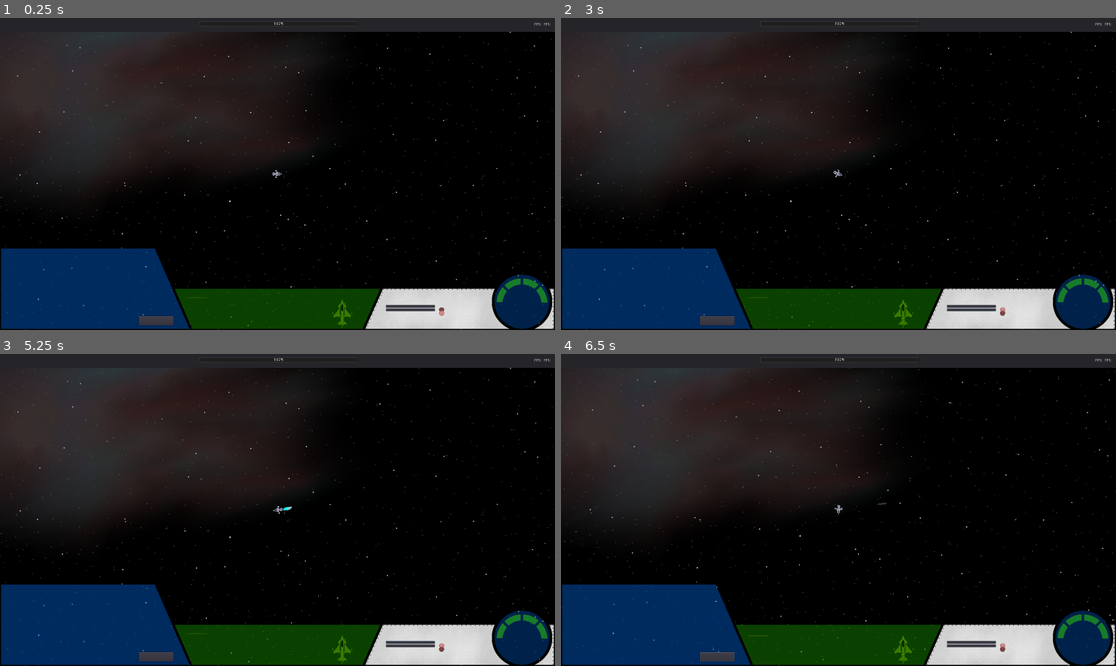
Above: before the commit, frames 1-4 (two rows, left to right).
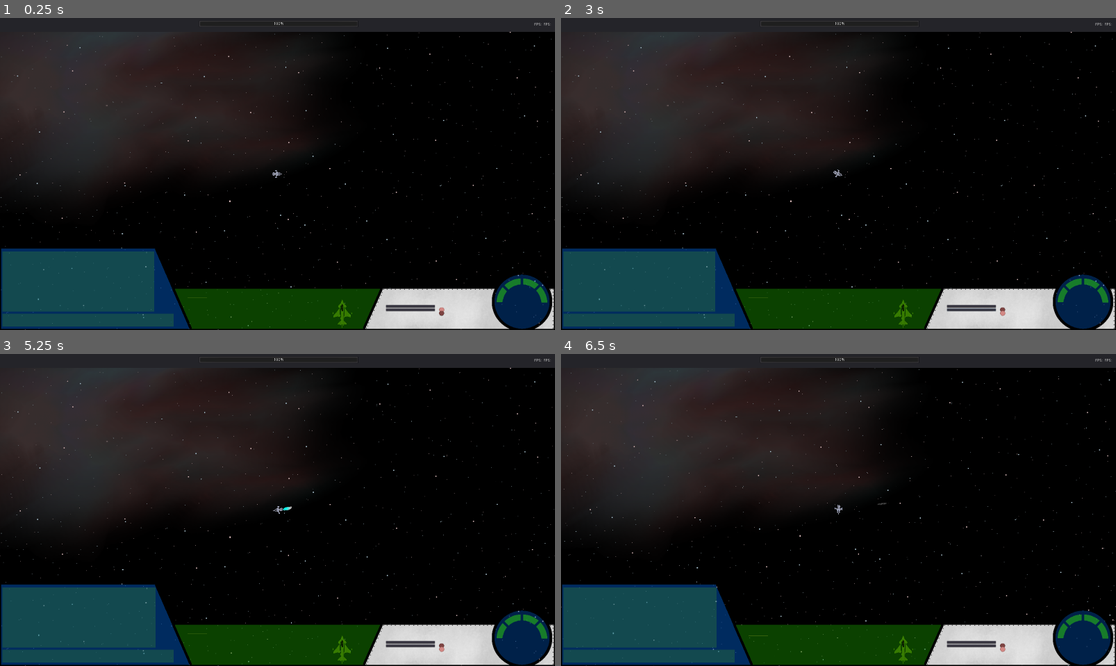
Above: after the commit, the same moments.

Repository: 029614/RedVoid
Game: Godot game, scene res://Main.tscn
Same seed, same stepped clock (60 frames per second), same inputs: the game is played once before the commit and once after it. This scene is started directly instead of the project's main scene.
Inputs (mouse positions are in pixels of both pictures, inside the frame that each line leads up to):
- Up to frame 1 (0.25 s): no input
- Up to frame 2 (3 s): click (716, 320) at 0.5 s, where only the run before the commit has a clickable "Reset"; click "Missile Alert" at 1.25 s; click "Radar Lock" at 2 s; tap Enter at 2.75 s; move the mouse to (960, 158) at 2.77 s; hold Right (ui_right) from 2.78 s (still down); tap T (compose_message, bound only after the commit) at 2.85 s; click (960, 158) at 2.92 s
- Up to frame 3 (5.25 s): tap Space (weapons) at 3.5 s; move the mouse to (166, 525) at 3.52 s; release Right (ui_right) at 3.53 s; hold Down (ui_down) 3.53-4.28 s; tap X (AfterBurner) at 3.6 s; tap T (compose_message, bound only after the commit) at 3.8, 4.55 s; move the mouse to (333, 441) at 4.27 s; hold Right (ui_right) 4.28-5.03 s; tap 3 (bomb) at 4.35 s; tap Enter at 5 s; move the mouse to (249, 572) at 5.02 s; hold Up (ui_up) from 5.03 s (still down); tap 1 (cannon) at 5.1 s; click (249, 572) at 5.17 s
- Up to frame 4 (6.5 s): tap T (compose_message, bound only after the commit) at 5.3, 6.05 s; move the mouse to (1005, 556) at 5.77 s; release Up (ui_up) at 5.78 s; hold Left (ui_left) from 5.78 s (still down); tap 2 (missile) at 5.85 s

The runs differ from the first frame. In frame 1, 6.5% of the frame differs, in the area x 0-81%, y 74-99%; in frame 2, 6.5%; in frame 3, 6.5%; in frame 4, 6.5%.
Error in both runs: Invalid get index 'faction_color' (on base: 'Node2D (Main.gd)'). (res://Player/Actor.gd:87)

Commit message:
Commands update
added in game commands

Diff:
--- a/Assets/Ship/Fighter.tscn
+++ b/Assets/Ship/Fighter.tscn
@@ -80,4 +80,4 @@
 
 [node name="EngineSound" type="AudioStreamPlayer2D" parent="."]
 stream = ExtResource( 2 )
-volume_db = 2.019
+volume_db = -5.9
--- a/GameWorld.gd
+++ b/GameWorld.gd
@@ -8,7 +8,8 @@
 
 # Called when the node enters the scene tree for the first time.
 func _ready() -> void:
-    pass # Replace with function body.
+    Global.world = self
+    print(Global.world)
 
 
 # Called every frame. 'delta' is the elapsed time since the previous frame.
@@ -31,3 +32,11 @@
 
 func get_bodies():
     return $Navigation2D/Bodies.get_children()
+
+
+func command(command):
+    if command == "/restart":
+        get_tree().reload_current_scene()
+        return
+    if command == "/refuel":
+        pass
--- a/Main.gd
+++ b/Main.gd
@@ -1,5 +1,5 @@
 extends Node2D
-onready var player = $Actor
+onready var player = $Faction/Actor
 onready var bodies = $Navigation2D/Bodies
 var target = preload("res://Target.tscn")
 var new_position = Vector2()
@@ -15,6 +15,8 @@
     Global.emit_signal("main_ready")
     Global._play = true
     print("Main is ready")
+    Global.world = self
+    print(Global.world)
 
     #$Freighter.goTo(bodies.get_node("Planet5"))
 
@@ -27,6 +29,12 @@
 func _input(event: InputEvent) -> void:
     if Input.is_action_just_pressed("Quit"):
         get_tree().quit()
+    if Input.is_action_just_pressed("compose_message"):
+        if $Faction/Actor/CanvasLayer/HUD.get_focus_owner() == $Faction/Actor/CanvasLayer/HUD/ReadOut/LineInput:
+            pass
+        else:
+            $Faction/Actor/CanvasLayer/HUD/ReadOut/LineInput.grab_focus()
+            $Faction/Actor/CanvasLayer/HUD/ReadOut/LineInput.set_text("")
 
 func placeTarg(loc, title):
     var t = target.instance()
@@ -47,3 +55,10 @@
     e.setVector(player.rotation, player.current_speed)
     e.set_global_position(player.gun_coords.get_global_position())
     #e.projectile_speed += current_speed
+
+func command(command):
+    if command == "/restart":
+        get_tree().reload_current_scene()
+        return
+    if command == "/refuel":
+        player.fuel = player.fuel_cap
--- a/Player/Actor.tscn
+++ b/Player/Actor.tscn
@@ -182,3 +182,4 @@
 
 [node name="EngineSound" type="AudioStreamPlayer2D" parent="."]
 stream = ExtResource( 2 )
+volume_db = -80.0
--- a/UI/HUD.gd
+++ b/UI/HUD.gd
@@ -84,7 +84,11 @@
 
 #adds a message to the message panel
 func set_message(message):
-    pass
+    var l = Label.new()
+    l.set_text(message)
+    l.set_custom_minimum_size(Vector2(530, 0))
+    l.set_autowrap(true)
+    $ReadOut/ScrollContainer/VBoxContainer.add_child(l)
 
 #returns a list of all messages
 func get_messages():
@@ -97,3 +101,21 @@
 #returns a list of all warning messages
 func get_warnings():
     pass
+
+
+
+
+
+
+func _on_LineInput_text_entered(new_text: String) -> void:
+    if new_text.begins_with("/"):
+        Global.world.command(new_text)
+        $ReadOut/LineInput.clear()
+        $ReadOut/LineInput.set_focus_mode(0)
+        $ReadOut/LineInput.set_focus_mode(1)
+    else:
+        var t = "Player: " + new_text
+        set_message(t)
+        $ReadOut/LineInput.clear()
+        $ReadOut/LineInput.set_focus_mode(0)
+        $ReadOut/LineInput.set_focus_mode(1)
--- a/UI/HUD.tscn
+++ b/UI/HUD.tscn
@@ -20,6 +20,9 @@
 Label/fonts/font = null
 Label/styles/normal = null
 
+[sub_resource type="StyleBoxFlat" id=8]
+bg_color = Color( 0.258824, 0.556863, 0.160784, 0.298039 )
+
 [sub_resource type="DynamicFontData" id=2]
 font_path = "res://Assets/Fonts/SourceCodePro-Black.ttf"
 
@@ -38,7 +41,10 @@
 Label/fonts/font = SubResource( 3 )
 Label/styles/normal = null
 
-[sub_resource type="SpriteFrames" id=5]
+[sub_resource type="StyleBoxFlat" id=5]
+bg_color = Color( 0.258824, 0.556863, 0.160784, 0.298039 )
+
+[sub_resource type="SpriteFrames" id=6]
 animations = [ {
 "frames": [ ExtResource( 6 ), ExtResource( 7 ) ],
 "loop": true,
@@ -65,6 +71,9 @@
 margin_top = -392.0
 texture = ExtResource( 1 )
 expand = true
+__meta__ = {
+"_edit_use_anchors_": false
+}
 
 [node name="ReadOut" type="Control" parent="."]
 anchor_left = 0.5
@@ -79,37 +88,32 @@
 [node name="ScrollContainer" type="ScrollContainer" parent="ReadOut"]
 anchor_right = 1.0
 anchor_bottom = 1.0
+margin_right = -67.0
+margin_bottom = 80.0
+custom_styles/bg = SubResource( 8 )
 scroll_horizontal_enabled = false
 __meta__ = {
 "_edit_use_anchors_": false
 }
 
 [node name="VBoxContainer" type="VBoxContainer" parent="ReadOut/ScrollContainer"]
-margin_right = 348.0
+margin_right = 520.0
 margin_bottom = 26.0
 theme = SubResource( 4 )
 alignment = 2
 
 [node name="Label" type="Label" parent="ReadOut/ScrollContainer/VBoxContainer"]
-margin_right = 348.0
+margin_right = 520.0
 margin_bottom = 26.0
+rect_min_size = Vector2( 520, 0 )
 text = "Welcome to Gravity Well Redux"
-
-[node name="PanelLeft" type="Control" parent="."]
-margin_left = 8.0
-margin_top = 944.0
-margin_right = 640.0
-margin_bottom = 1072.0
-__meta__ = {
-"_edit_use_anchors_": false
-}
-
-[node name="Reset" type="Button" parent="PanelLeft"]
-margin_left = 472.0
-margin_top = 88.0
+autowrap = true
+
+[node name="LineInput" type="LineEdit" parent="ReadOut"]
+margin_top = 216.0
 margin_right = 592.0
-margin_bottom = 120.0
-text = "Reset"
+margin_bottom = 260.0
+custom_styles/normal = SubResource( 5 )
 __meta__ = {
 "_edit_use_anchors_": false
 }
@@ -141,8 +145,7 @@
 
 [node name="WarningIndicator" type="AnimatedSprite" parent="PanelRight/VBoxContainer/Missile"]
 position = Vector2( 192, 16 )
-frames = SubResource( 5 )
-frame = 1
+frames = SubResource( 6 )
 playing = true
 
 [node name="Radar" type="Button" parent="PanelRight/VBoxContainer"]
@@ -153,7 +156,8 @@
 
 [node name="WarningIndicator" type="AnimatedSprite" parent="PanelRight/VBoxContainer/Radar"]
 position = Vector2( 192, 16 )
-frames = SubResource( 5 )
+frames = SubResource( 6 )
+frame = 1
 playing = true
 
 [node name="Vitals" type="Control" parent="."]
@@ -331,3 +335,22 @@
 __meta__ = {
 "_edit_use_anchors_": false
 }
+
+[node name="Warning" type="Control" parent="."]
+margin_left = 848.0
+margin_top = 944.0
+margin_right = 1088.0
+margin_bottom = 1064.0
+
+[node name="CenterContainer" type="CenterContainer" parent="Warning"]
+anchor_right = 1.0
+anchor_bottom = 1.0
+
+[node name="Label" type="Label" parent="Warning/CenterContainer"]
+margin_left = 12.0
+margin_top = 47.0
+margin_right = 228.0
+margin_bottom = 73.0
+custom_colors/font_color = Color( 0.494118, 1, 0.266667, 0.752941 )
+text = "All Systems Normal"
+[connection signal="text_entered" from="ReadOut/LineInput" to="." method="_on_LineInput_text_entered"]
--- a/project.godot
+++ b/project.godot
@@ -120,6 +120,12 @@
 "events": [ Object(InputEventKey,"resource_local_to_scene":false,"resource_name":"","device":0,"alt":false,"shift":false,"control":false,"meta":false,"command":false,"pressed":false,"scancode":51,"unicode":0,"echo":false,"script":null)
  ]
 }
+compose_message={
+"deadzone": 0.5,
+"events": [ Object(InputEventKey,"resource_local_to_scene":false,"resource_name":"","device":0,"alt":false,"shift":false,"control":false,"meta":false,"command":false,"pressed":false,"scancode":84,"unicode":0,"echo":false,"script":null)
+, Object(InputEventKey,"resource_local_to_scene":false,"resource_name":"","device":0,"alt":false,"shift":false,"control":false,"meta":false,"command":false,"pressed":false,"scancode":47,"unicode":0,"echo":false,"script":null)
+ ]
+}
 
 [rendering]
 
Not shown: 5 places in UI/HUD.tscn that only renumber resources
